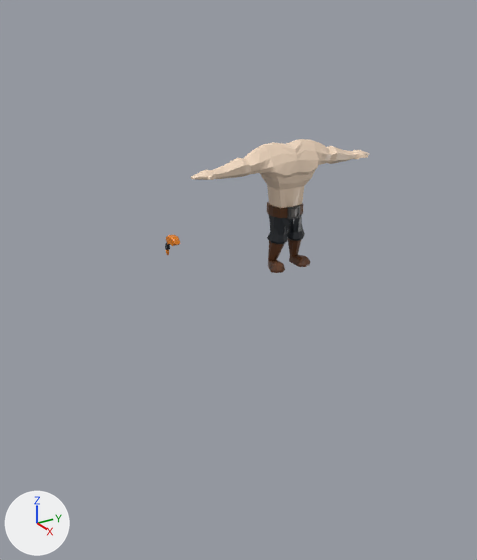
One commit to the Blender file Blender/mage.blend: the scene before it, then after it.
One viewpoint serves both versions: a 50 mm camera at (11.84, -8.49, 6.7) aimed at (-2.17, 0.07, -0.04). Every picture has the same lights, and +X, +Y and +Z are marked at lower left.

Objects in the first picture: 'Body', 'Hair_1'.
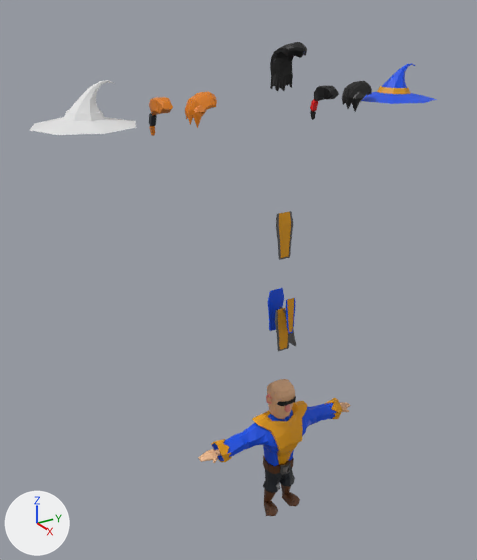
Pixel boxes [x1, y1, x2, y2] of what changed, in the pictures (477 x 560 px):
'Body', hidden (beige)
    before: [191, 139, 370, 273]
'Body_Mage_Merged', added
    after: [198, 398, 351, 516]
'Cylinder', added
    after: [30, 80, 136, 135]
'Cylinder.001', added (blue)
    after: [361, 63, 437, 104]
'Hair_3', added (black)
    after: [270, 42, 307, 91]
'BasicHead', shown
    after: [266, 379, 296, 420]
'Cube.002', added
    after: [276, 211, 293, 260]
'Hair_2', shown (orange)
    after: [185, 92, 217, 128]
'Hair_1', moved
    before: [165, 235, 180, 256]
    after: [149, 97, 173, 136]
'Hair_2.001', added (black)
    after: [342, 81, 372, 112]
'Cube.006', added
    after: [275, 307, 290, 351]
'Cube.001', added (blue)
    after: [268, 288, 284, 331]
'Hair_1.002', added (black)
    after: [310, 85, 339, 120]
'Cube', added
    after: [286, 298, 295, 334]
'Cube.004', added
    after: [280, 307, 296, 346]

The change, as a list of edits to the scene's bpy script:
```text
Change ob_body:
    add ob_body.hide_set(True)
Change ob_basichead:
    ob_basichead.location: (0.0, 0.0, 4.38) -> (0.0, 0.0, -2.62)
    remove ob_basichead.hide_set(True)
Change ob_hair_1:
    ob_hair_1.location: (-6.0, 0.0, 0.0) -> (0.0, -3.0, 5.0)
Change ob_hair_2:
    remove ob_hair_2.hide_set(True)
    ob_hair_2.location: (-9.0, 0.0, 0.01) -> (0.0, -2.0, 5.01)
Add ob_cube_006:
    ob_cube_006 = bpy.data.objects.new('Cube.006', me_cube_025)  # 72 vertices, 70 faces; spans x -0.131..0.011, y -0.231..0.231, z -1.094..0.003; in mat_material_002 (orange #e79f00), mat_material_003 (dark grey #606061)
    ob_cube_006.location = (0.0, 0.0, 0.0)
    ob_cube_006.rotation_euler = (0.0, -0.045, 3.142)  # degrees (0, -2.6, 180)
Add ob_cylinder_001:
    ob_cylinder_001 = bpy.data.objects.new('Cylinder.001', me_cylinder_005)  # 73 vertices, 73 faces; spans x -1.0..1.0, y -1.0..1.0, z -1.0..-0.24; in mat_material_001 (blue #004fe7), mat_material_002 (orange #e79f00)
    ob_cylinder_001.location = (0.0, 3.02, 5.74)
Add ob_hair_2_001:
    ob_hair_2_001 = bpy.data.objects.new('Hair_2.001', me_cube_024)  # 126 vertices, 126 faces; spans x -0.277..0.35, y -0.454..0.129, z -0.484..0.181; in mat_material_006 (black #000000)
    ob_hair_2_001.location = (0.0, 2.0, 5.01)
Add ob_hair_1_002:
    ob_hair_1_002 = bpy.data.objects.new('Hair_1.002', me_cube_023)  # 90 vertices, 88 faces; spans x -4.63..3.26, y -1.36..1.36, z -6.32..1.27; in mat_material_006 (black #000000), mat_material_007 (red #e70004)
    ob_hair_1_002.location = (0.0, 1.0, 5.0)
    ob_hair_1_002.scale = (0.104, 0.104, 0.104)
Add ob_body_mage_merged:
    ob_body_mage_merged = bpy.data.objects.new('Body_Mage_Merged', me_cube_022)  # 827 vertices, 882 faces; spans x -0.53..0.52, y -2.36..2.36, z -2.5..0.49; in mat_material (picture img_customer_texture_png), mat_material_001 (blue #004fe7), mat_material_002 (orange #e79f00), mat_material_004 (beige #e7b489)
    ob_body_mage_merged.location = (0.0, 0.0, -3.36)
Add ob_cube_004:
    ob_cube_004 = bpy.data.objects.new('Cube.004', me_cube_020)  # 72 vertices, 70 faces; spans x -0.121..0.008, y -0.231..0.231, z -1.121..-0.026; in mat_material_001 (blue #004fe7), mat_material_003 (dark grey #606061)
    ob_cube_004.location = (-0.01, 0.0, 0.02)
    ob_cube_004.rotation_euler = (0.0, 0.204, 4.712)  # degrees (0, 12, 270)
Add ob_cube_002:
    ob_cube_002 = bpy.data.objects.new('Cube.002', me_cube_018)  # 72 vertices, 70 faces; spans x 0.028..0.169, y -0.231..0.231, z -0.896..0.202; in mat_material_002 (orange #e79f00), mat_material_003 (dark grey #606061)
    ob_cube_002.location = (0.09, 0.0, 2.18)
    ob_cube_002.rotation_euler = (0.0, -0.045, -3.142)  # degrees (0, -2.6, -180)
Add ob_hair_3:
    ob_hair_3 = bpy.data.objects.new('Hair_3', me_cube_015)  # 157 vertices, 153 faces; spans x -0.418..0.458, y 0.0..0.257, z -1.044..-0.019; in mat_material_006 (black #000000); modifiers MIRROR
    ob_hair_3.location = (0.0, 0.0, 6.08)
Add ob_cylinder:
    ob_cylinder = bpy.data.objects.new('Cylinder', me_cylinder)  # 73 vertices, 73 faces; spans x -1.0..1.0, y -1.0..1.0, z -1.0..-0.24
    ob_cylinder.location = (0.0, -4.53, 5.74)
Add ob_cube_001:
    ob_cube_001 = bpy.data.objects.new('Cube.001', me_cube_011)  # 72 vertices, 70 faces; spans x 0.028..0.144, y -0.231..0.231, z -0.896..0.21; in mat_material_001 (blue #004fe7), mat_material_002 (orange #e79f00)
    ob_cube_001.location = (-0.42, 0.0, 0.18)
    ob_cube_001.rotation_euler = (0.0, -0.045, 0.0)  # degrees (0, -2.6, 0)
Add ob_cube:
    ob_cube = bpy.data.objects.new('Cube', me_cube_010)  # 72 vertices, 70 faces; spans x -0.015..0.03, y -0.131..0.131, z -0.696..0.189; in mat_material_002 (orange #e79f00), mat_material_001 (blue #004fe7)
    ob_cube.location = (0.3, 0.0, 0.18)
    ob_cube.rotation_euler = (0.0, -0.045, 0.0)  # degrees (0, -2.6, 0)
```
